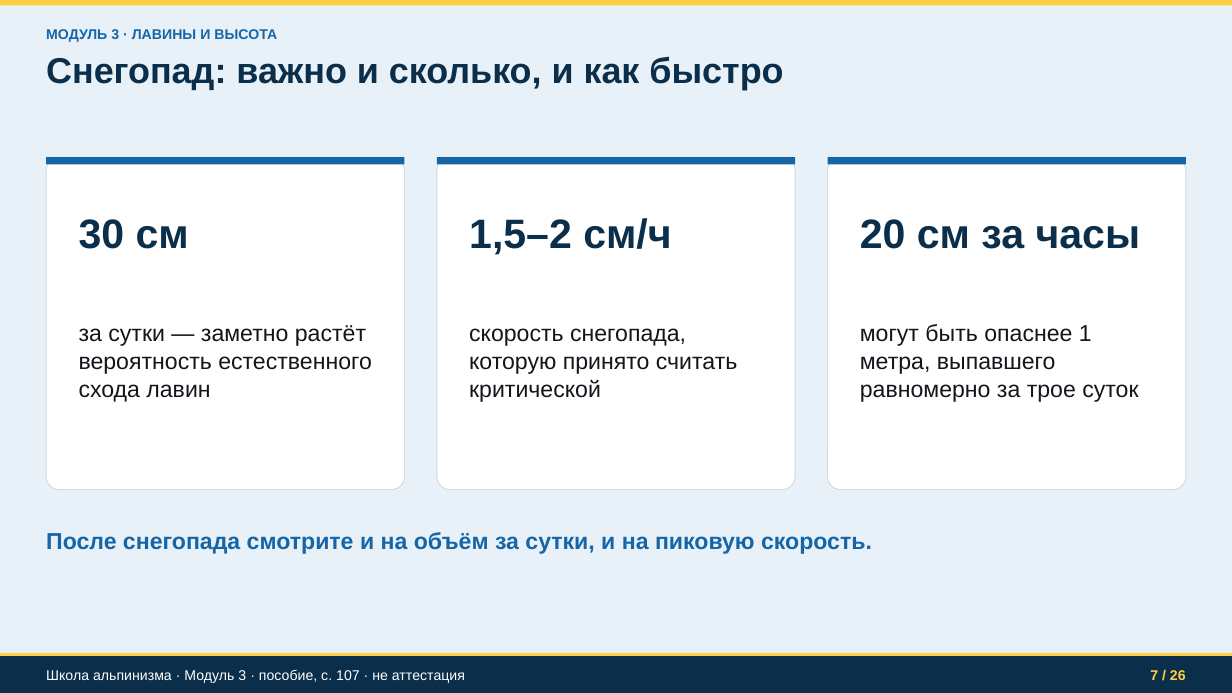
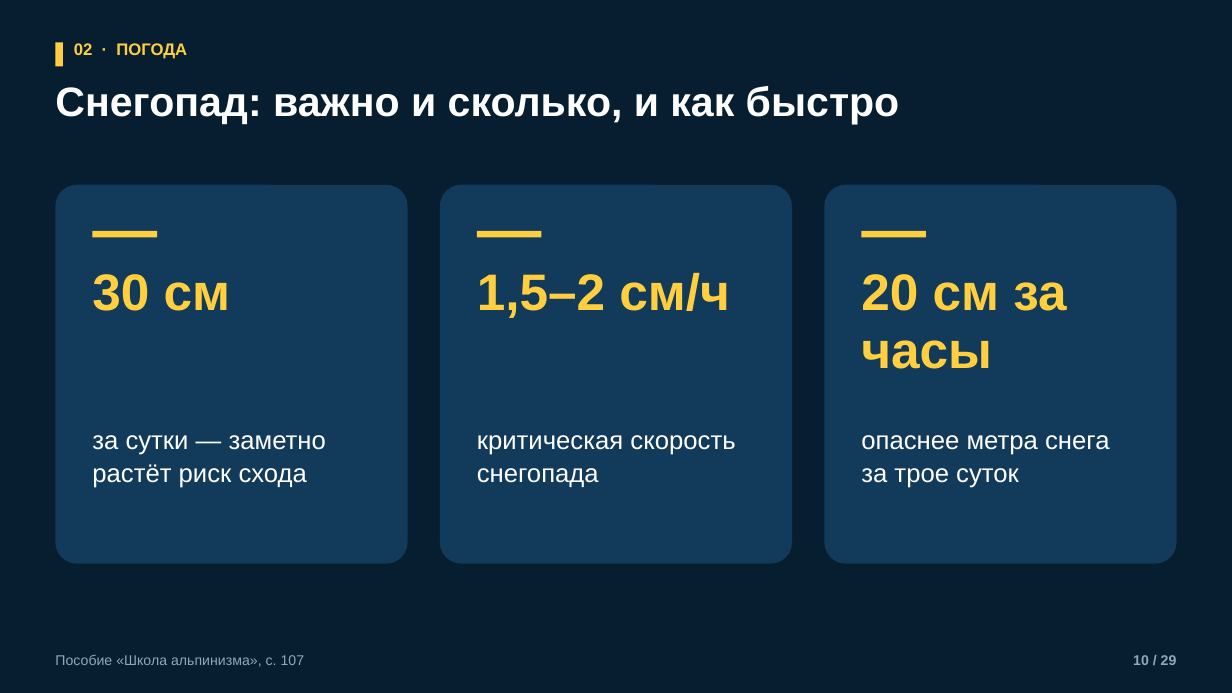
Before and after one commit to kirill54/far-education, a slide deck: slide 10 of presentations/ALP-03_laviny-naglyadno.pptx (slide 7 before the commit). Drawn at 1232x693 pixels with LibreOffice and Linux fonts; fonts in the diff are those of the drawing. Boxes give left, top, right and bottom in pixels: in the first picture for what was removed or moved away, otherwise in the second. Text is boxed around its words. In the diff, an @@ line names an element or a change of style, - is before the commit and + after.

```diff
--- a/presentations/ALP-03_laviny-naglyadno.pptx
+++ b/presentations/ALP-03_laviny-naglyadno.pptx
@@ background #E9F1F8 to #071E30 @@
@@ rectangle removed at [0, 0, 1232, 6] @@
@@ text removed at [46, 29, 277, 42] @@
-МОДУЛЬ 3 · ЛАВИНЫ И ВЫСОТА
@@ rectangle added at [55, 43, 63, 67], fill #FFCF3F @@
@@ text added at [74, 43, 187, 59], 13 pt, text #FFCF3F, bold @@
+02 · ПОГОДА
@@ text "Снегопад: важно и сколько, и ...": place and size @@
-text "Снегопад: важно и сколько, и ..." at [46, 56, 783, 90]
+text "Снегопад: важно и сколько, и ..." at [55, 86, 900, 125]
@@ text "Снегопад: важно и сколько, и ..." at [55, 86, 900, 125]: size 28 to 32 pt, text colour #0B2F4A to #FFFFFF @@
@@ rectangle removed at [46, 157, 405, 165] @@
@@ rectangle removed at [437, 157, 796, 165] @@
@@ rectangle removed at [828, 157, 1187, 165] @@
@@ rounded rectangle: place and size @@
-rounded rectangle at [46, 157, 405, 490]
+rounded rectangle at [55, 185, 408, 564]
@@ rounded rectangle: place and size @@
-rounded rectangle at [437, 157, 796, 490]
+rounded rectangle at [440, 185, 792, 564]
@@ fill #FFFFFF to #123A5A; outline #D2DCE4 0.75 pt to none; proportions changed in 3 elements at [440, 185, 792, 564], [55, 185, 408, 564], [824, 185, 1177, 564] @@
@@ rounded rectangle: place and size @@
-rounded rectangle at [828, 157, 1187, 490]
+rounded rectangle at [824, 185, 1177, 564]
@@ rectangle added at [92, 231, 157, 238], fill #FFCF3F @@
@@ rectangle added at [477, 231, 542, 238], fill #FFCF3F @@
@@ rectangle added at [861, 231, 926, 238], fill #FFCF3F @@
@@ text "30 см": place and size @@
-text "30 см" at [79, 219, 189, 249]
+text "30 см" at [92, 274, 230, 311]
@@ text "1,5–2 см/ч": place and size @@
-text "1,5–2 см/ч" at [469, 218, 671, 255]
+text "1,5–2 см/ч" at [477, 272, 729, 318]
@@ size 32 to 40 pt, text colour #0B2F4A to #FFCF3F; line spacing 1 to 0.95 in 3 elements at [477, 272, 729, 318], [92, 274, 230, 311], [861, 274, 1066, 369] @@
@@ text "20 см за часы": place and size @@
-text "20 см за часы" at [860, 219, 1141, 249]
+text "20 см за часы" at [861, 274, 1066, 369]
@@ text at [92, 435, 326, 488]: text changed; size 18 to 20 pt; text colour #12161B to #FFFFFF @@
-за сутки — заметно растёт вероятность естественного схода лавин
+за сутки — заметно растёт риск схода
@@ text at [477, 435, 735, 487]: text changed; size 18 to 20 pt; text colour #12161B to #FFFFFF @@
-скорость снегопада, которую принято считать критической
+критическая скорость снегопада
@@ text at [861, 435, 1109, 488]: text changed; size 18 to 20 pt; text colour #12161B to #FFFFFF @@
-могут быть опаснее 1 метра, выпавшего равномерно за трое суток
+опаснее метра снега за трое суток
@@ text removed at [46, 532, 872, 554] @@
-После снегопада смотрите и на объём за сутки, и на пиковую скорость.
@@ rectangle removed at [0, 653, 1232, 656] @@
@@ rectangle removed at [0, 656, 1232, 693] @@
@@ text at [55, 655, 305, 667]: text changed; text colour #FFFFFF to #8FA8BC @@
-Школа альпинизма · Модуль 3 · пособие, с. 107 · не аттестация
+Пособие «Школа альпинизма», с. 107
@@ text "Пособие «Школа альпинизма», с. 107" at [55, 655, 305, 667]: vertical alignment middle to top @@
@@ text added at [1133, 655, 1177, 665], 11 pt, text #8FA8BC, bold @@
+10 / 29
@@ text removed at [1150, 670, 1186, 680] @@
-7 / 26
```
Also in this commit, not shown: 3 other slides changed, 25 slides added, 22 slides removed, 3 other files.
